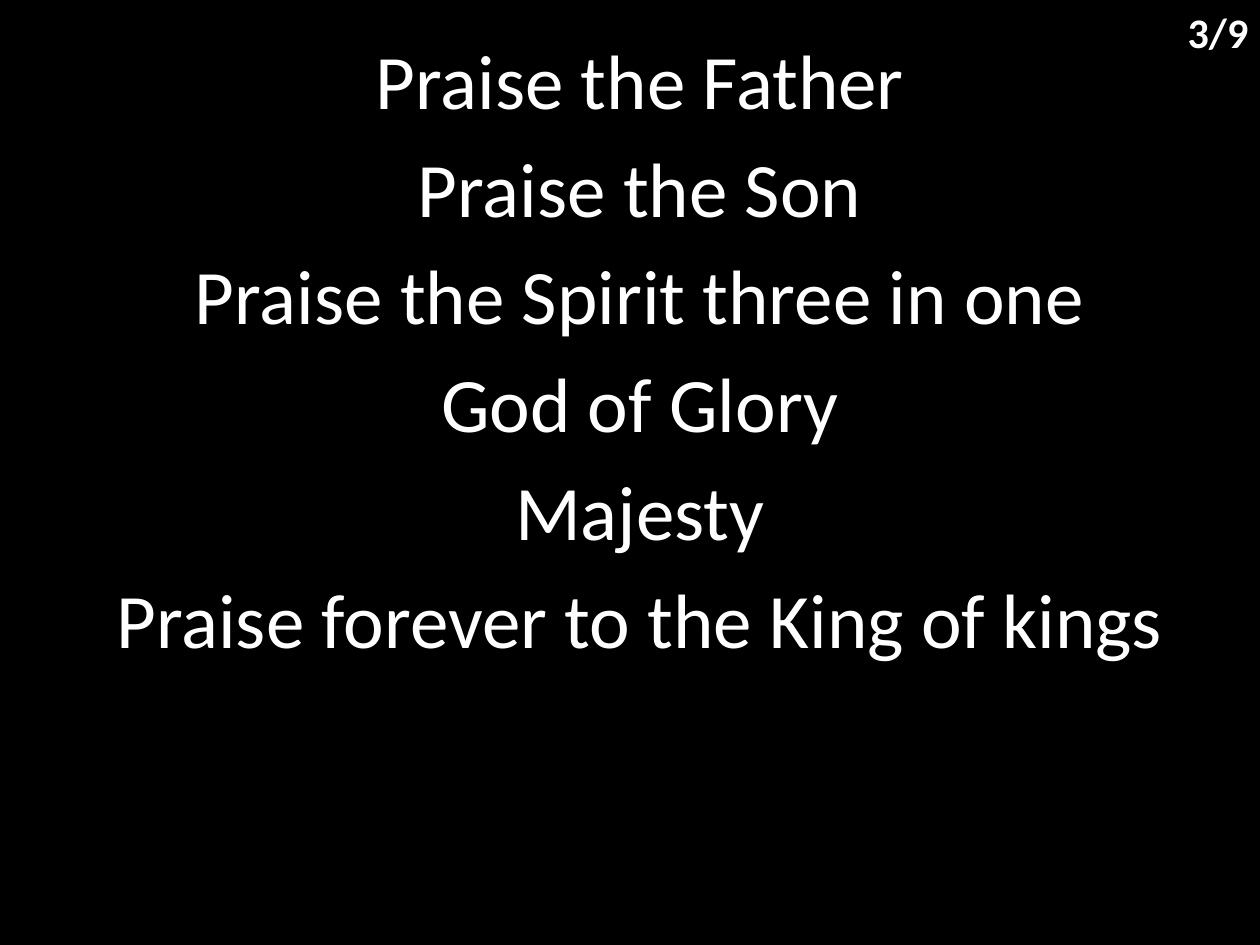
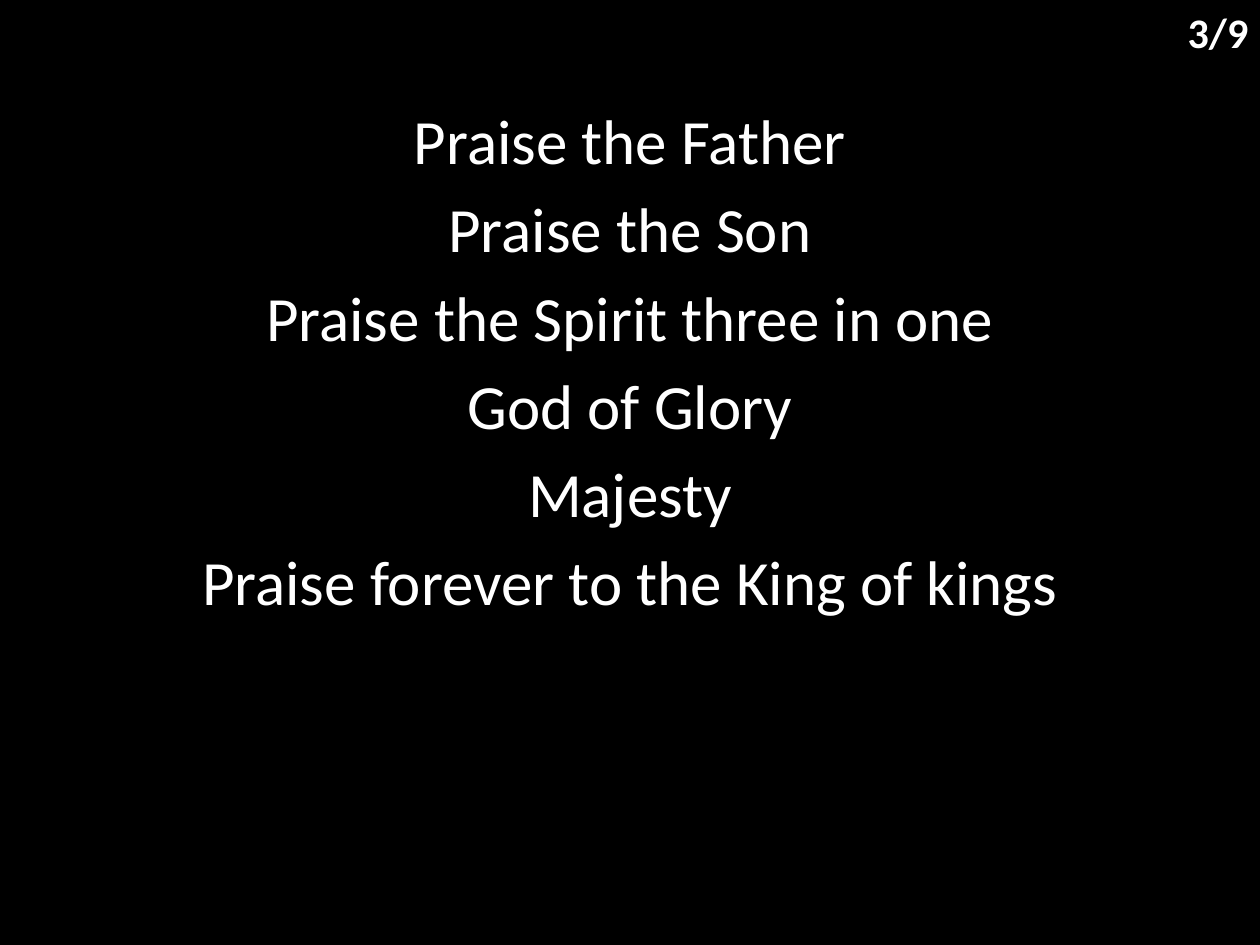
Before and after one commit to hoo-are-ya/worship, a slide deck: slide 4 of docs/songs/king of kings.pptx. Drawn at 1260x945 pixels with LibreOffice and Linux fonts; fonts in the diff are those of the drawing. Boxes give left, top, right and bottom in pixels: in the first picture for what was removed or moved away, otherwise in the second. Text is boxed around its words. In the diff, an @@ line names an element or a change of style, - is before the commit and + after.

```diff
--- a/docs/songs/king of kings.pptx
+++ b/docs/songs/king of kings.pptx
@@ subtitle "Praise the Father": place and size @@
-subtitle "Praise the Father" at [116,55,1162,662]
+subtitle "Praise the Father" at [202,120,1057,616]
@@ subtitle "Praise the Father" at [202,120,1057,616]: size 44 to 36 pt; less space between paragraphs @@
```
Also in this commit, not shown: 8 other slides changed, 9 other files.
